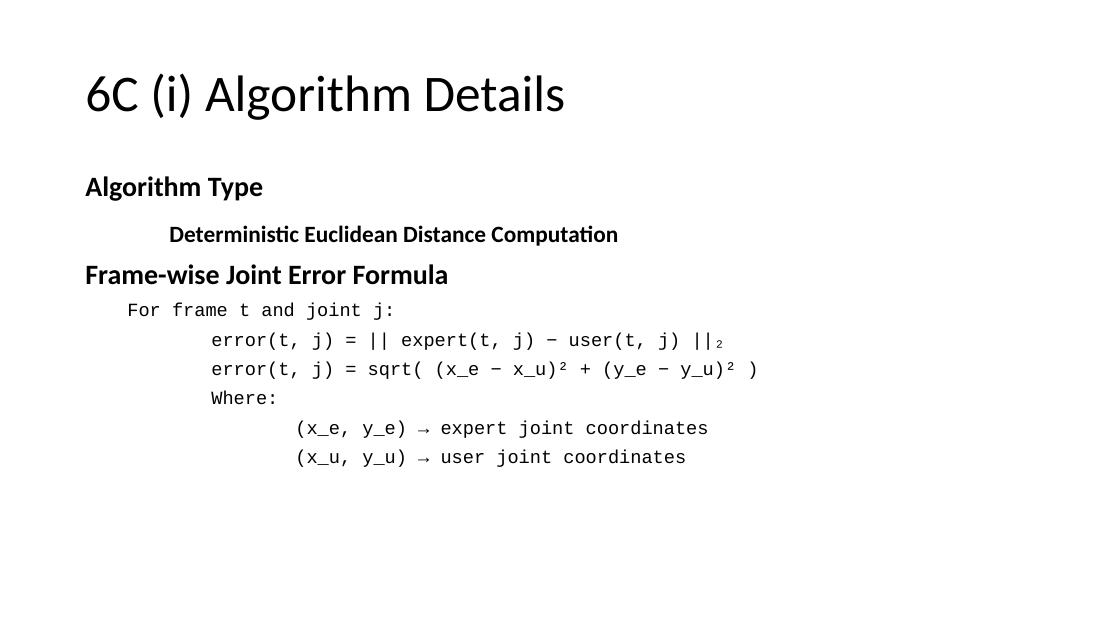
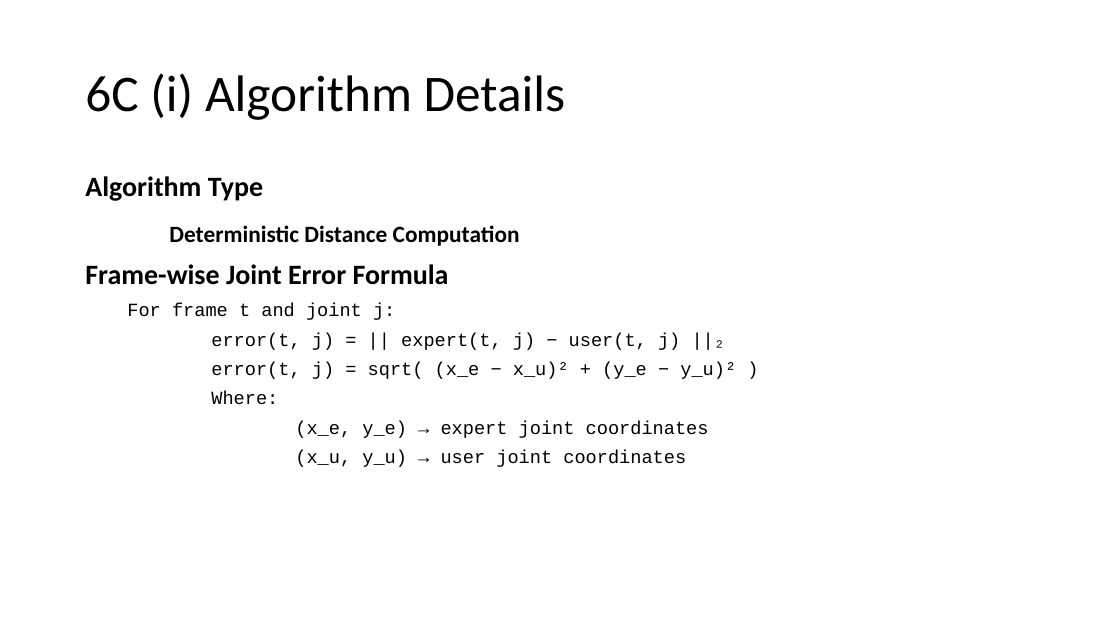
Before and after one commit to ibrahim-1702/Kabaddi-360-, a slide deck: slide 35 of review1/2024178011 review-1 [Autosaved].pptx. Drawn at 1120x630 pixels with LibreOffice and Linux fonts; fonts in the diff are those of the drawing. Boxes give left, top, right and bottom in pixels: in the first picture for what was removed or moved away, otherwise in the second. Text is boxed around its words. In the diff, an @@ line names an element or a change of style, - is before the commit and + after.

```diff
--- a/review1/2024178011 review-1 [Autosaved].pptx
+++ b/review1/2024178011 review-1 [Autosaved].pptx
@@ text at (x1=169, y1=225, x2=520, y2=246): text changed @@
-Deterministic Euclidean Distance Computation
+Deterministic Distance Computation
```
Also in this commit, not shown: 5 other slides changed.
